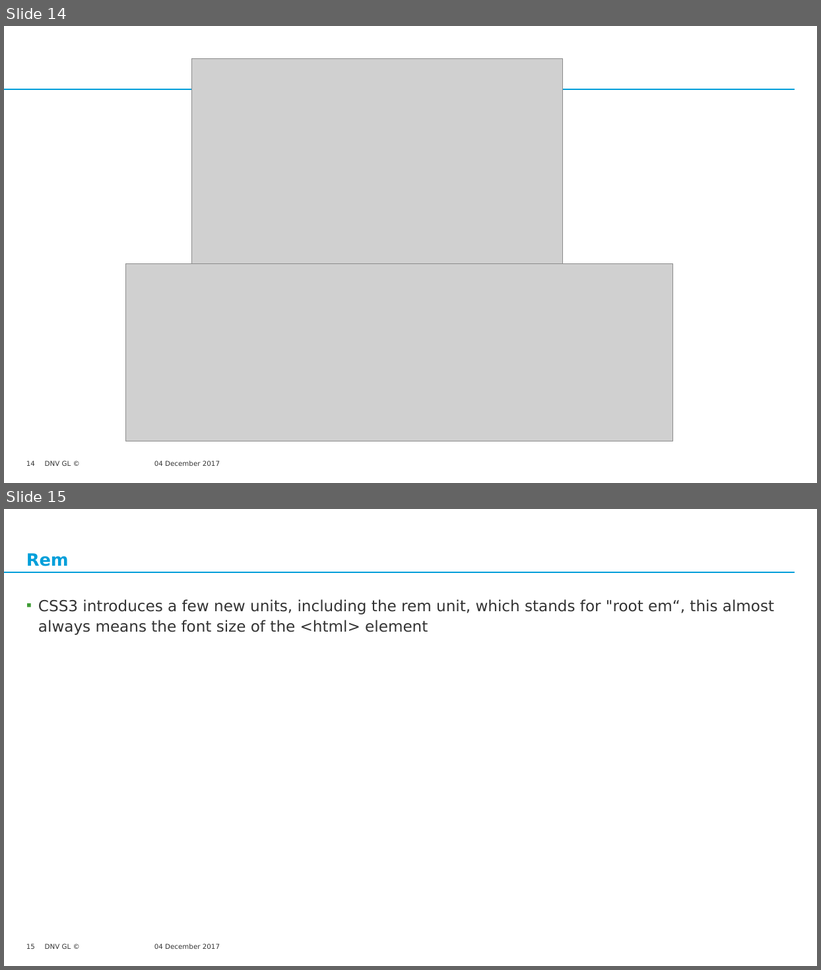
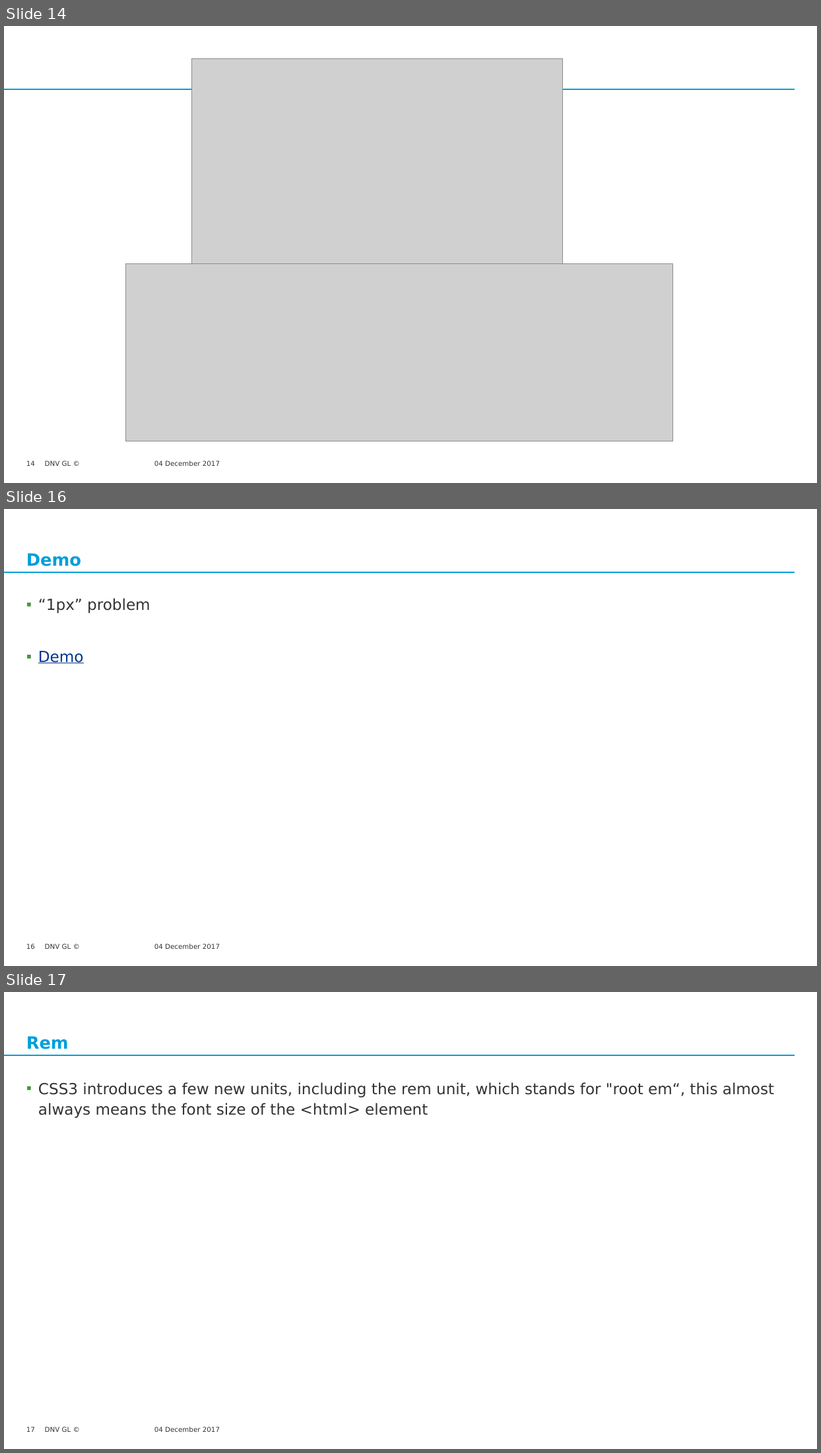
Before and after one commit to wuzinong/Html-Css, a slide deck: knowledgeSharing/TODO/Responsive Layout/Responsive Layout2.pptx. Shown one above the other, each under a label of ours: slides 14 and 15 before the commit, slides 14, 16 and 17 after it; the slides between them are not shown. The pictures are 821x970 and 821x1453 pixels, drawn with LibreOffice and Linux fonts; fonts in the diff are those of the drawing; grey boxes stand for pictures; background and template pictures are left out. Boxes give left, top, right and bottom in pixels: in the first picture for what was removed or moved away, otherwise in the second. Text is boxed around its words. In the diff, an @@ line names an element or a change of style, - is before the commit and + after.

```diff
--- a/knowledgeSharing/TODO/Responsive Layout/Responsive Layout2.pptx
+++ b/knowledgeSharing/TODO/Responsive Layout/Responsive Layout2.pptx
@@ slide 16 added at (x1=4, y1=509, x2=817, y2=966), background #FFFFFF; not listed: 3 template elements that a slide beside it also shows @@
@@ title added at (x1=26, y1=553, x2=81, y2=566), 20 pt, text #009FDA, bold @@
+Demo
@@ text added at (x1=38, y1=598, x2=151, y2=663), 18 pt, text #333333 @@
+▪ “1px” problem
+▪ Demo
@@ page number added at (x1=26, y1=944, x2=35, y2=949), 8 pt, text #333333 @@
+16
@@ what was slide 15 is now slide 17 @@
@@ page number at (x1=26, y1=1427, x2=35, y2=1432): text changed @@
-15
+17
```
Also in this commit, not shown: 2 slides changed, 1 other slide added, 2 other files.
